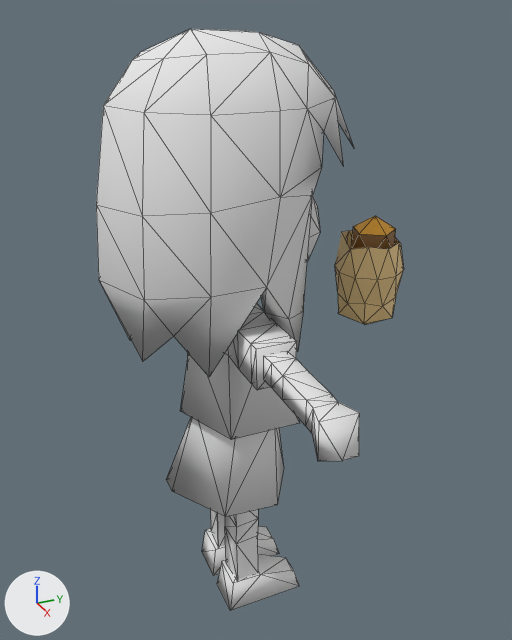
What one commit did to the FBX model Assets/Models/3D Art Assets/osaka sata.fbx.
Both versions are drawn from a 50 mm camera at (9.58, -3.9, 10.05) aimed at (-0.22, 0.51, 5.14). The axes (+X, +Y, +Z) are drawn at lower left. The lights are the same throughout. Mesh edges are drawn as thin lines. Where no turn or scale is listed for an object, it has been applied to the vertices. Vertices at the same position are counted once.

In view in the first picture: 'Icosphere', 'osaka'.
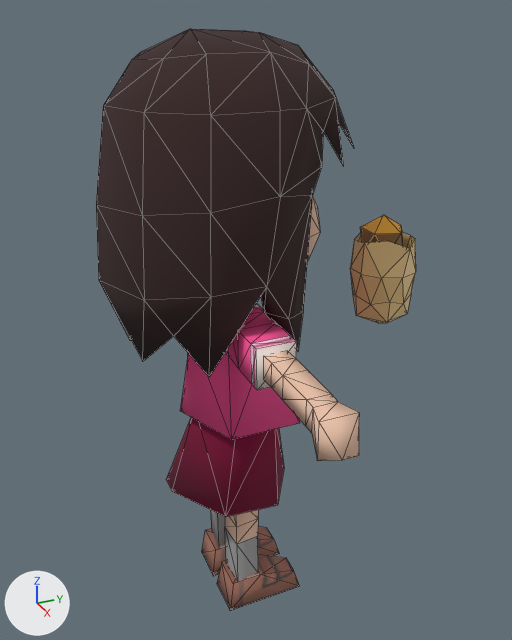
The newer file is also turned or shifted as a whole; pictures and numbers use the older file's frame.

Where the change shows, as pixel boxes [x1, y1, x2, y2] in the pictures (512 x 640 px; the box of a moved part takes in the faces that stretch with it):
'osaka', surface changed, reshaped (grey to brown): before [96, 29, 359, 610]; after [96, 29, 359, 611]
'Icosphere', moved, turned: before [335, 216, 404, 325]; after [350, 215, 416, 323]
part 1 of me_osaka_001, moved or reshaped: before [202, 510, 300, 610]; after [202, 510, 300, 611]

Edits to the bpy script that builds the scene:
```text
Add img_normal_clothes_smile_png:
    img_normal_clothes_smile_png = load_image('normal clothes smile.png', 'normal clothes smile.png', 256, 256, 'sRGB')
Change mat_osaka:
    remove mat_osaka.base_color = (0.8, 0.8, 0.8)  # white #e7e7e7
    add mat_osaka.texture = img_normal_clothes_smile_png  # with its transparency
Change me_osaka_001:
    used by ob_osaka; location = (0.0, 0.0, 0.0)
    remove me_osaka_001.from_pydata(...)  # 283 vertices, 504 faces; spans x -4.1..4.07, y -2.04..1.75, z 0.01..9.65
    add me_osaka_001.from_pydata(...)  # 276 vertices, 500 faces; spans x -4.1..4.07, y -2.04..1.75, z 0.01..9.65
    me_osaka_001 part 1
    19 vertices are removed from x -0.72..0.79, y -0.44..0.95, z 0.01..1.78
    36 faces are deleted
    5 vertices in x -0.77..0.08, y -0.43..0.98, z 0.01..0.31 move by (0.01, 0.0, 0.0)
    5 vertices move from x -0.82..0.64, y -0.42..0.96, z 0.02..1.44 to x -0.82..0.64, y -0.42..0.96, z 0.01..1.78
    12 vertices are added at x -0.7..0.8, y -0.44..0.95, z 0.01..1.78
    32 new faces join them
Change ob_icosphere:
    ob_icosphere.location: (0.0, 2.52, 5.84) -> (0.05, 2.77, 5.84)
    ob_icosphere.rotation_euler: (0.0, 0.0, 0.0) -> (0.0, 0.0, 1.571)  # degrees (0, 0, 0) -> degrees (0, 0, 90)
```
